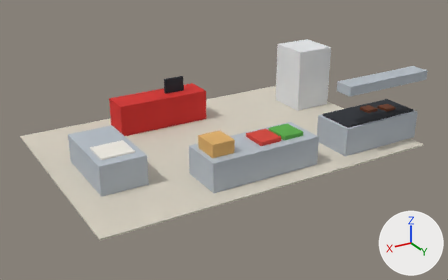
Two versions of the glTF model packages/core/src/fixtures/stages/kitchen.glb, one commit apart.
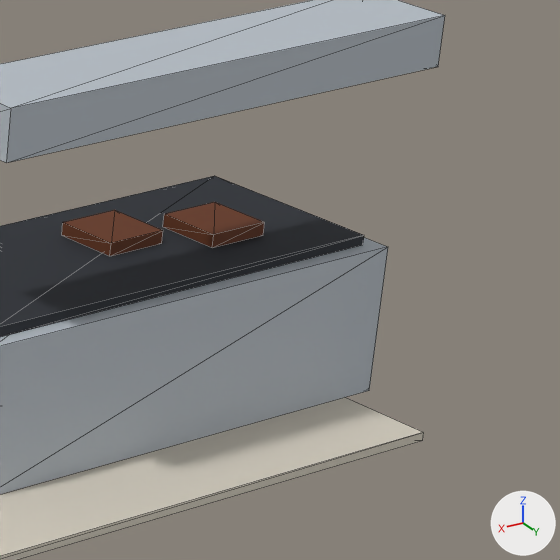
Each version appears first whole from a camera (50 mm lens) standing at (9.51, 16.17, 8.05) and looking at (0.03, 0.38, 0.15), and next in a close-up on the part from 78% to 100% of the width and 24% to 60% of the height. Lighting does not change. The marker at lower right points along +X, +Y and +Z. The last two pictures show the newer version. The close-ups show mesh edges as thin lines. Where no turn or scale is listed for an object, it has been applied to the vertices.

In view in the first close-up: 'Cube.003', 'Mesh_9', 'griddle', 'hood', 'patty', 'patty.001'.
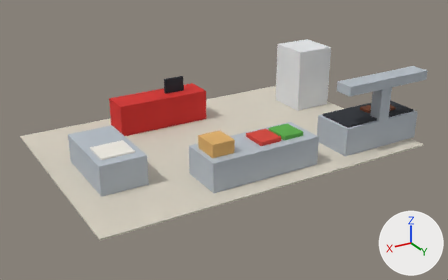
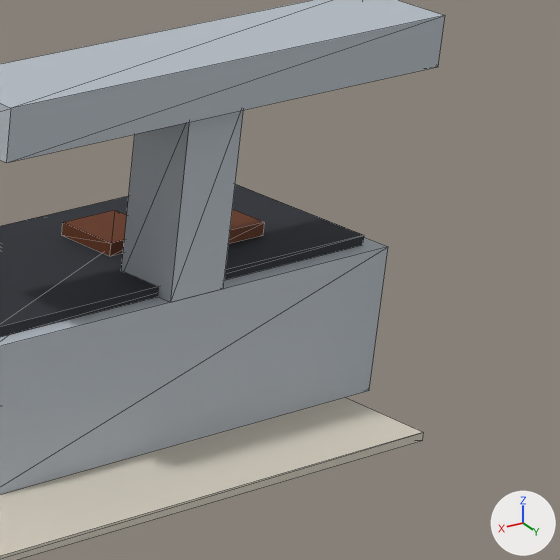
Pixel boxes (x1, y1, x2, y2) of what changed, in the close-ups (560 x 560 px):
'flue', added
    after: (121, 110, 243, 302)
'patty', unchanged, covered by the edit
    before: (163, 202, 265, 248)
    after: (229, 209, 265, 243)

What the commit changed:
Object 'flue' (ob_flue) is new; it shows me_mesh_0.
Its parent is ob_grill.
Its location is (-4.2, 2.9, 1.45).
Its scale is (0.4, 0.4, 1.1).
